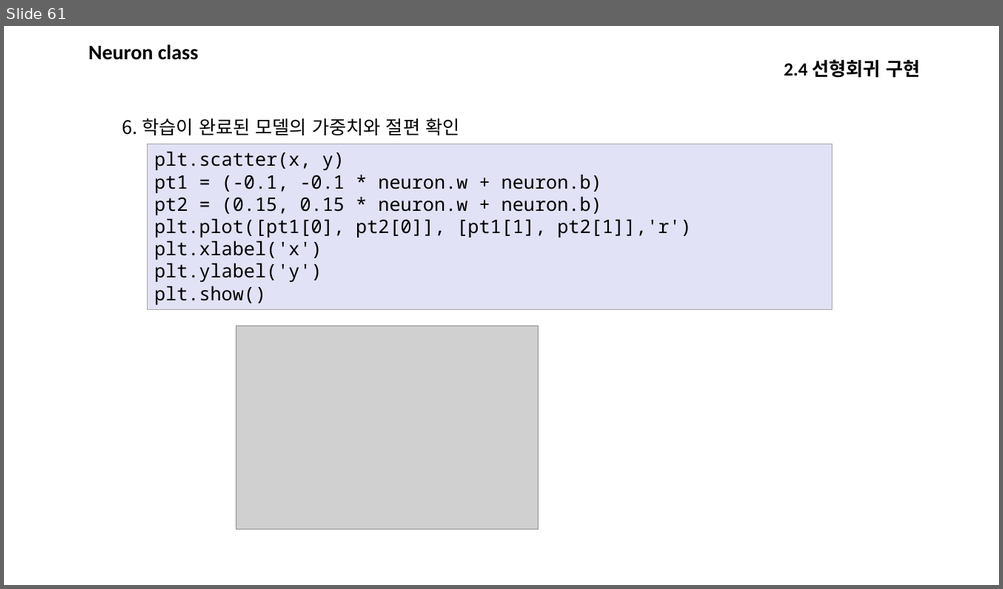
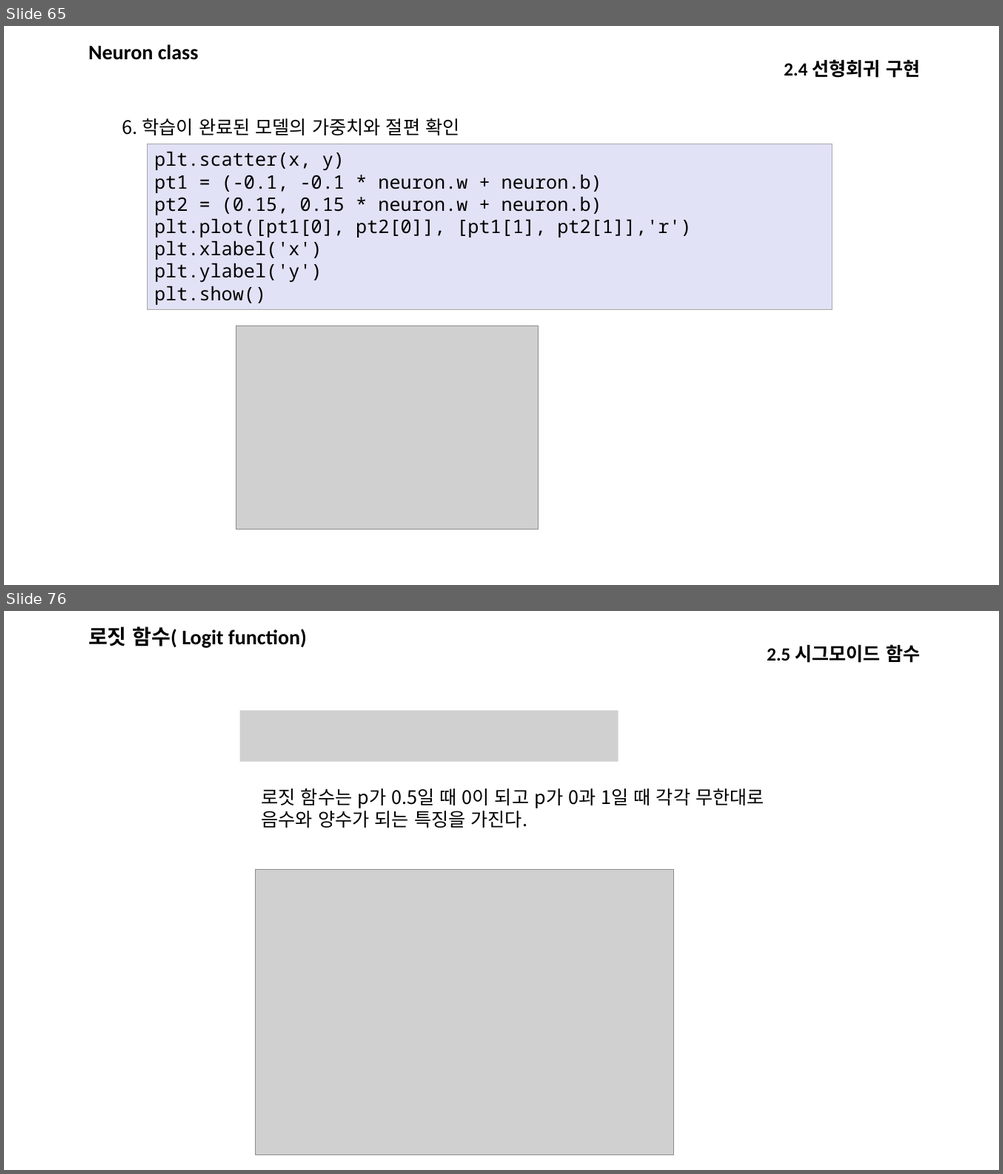
Before and after one commit to kjungmo/SBA2020_dataScience, a slide deck: 데이터분석.pptx. Shown one above the other, each under a label of ours: slide 61 before the commit, slides 65 and 76 after it; the slides between them are not shown. The pictures are 1003x589 and 1003x1174 pixels, drawn with LibreOffice and Linux fonts; fonts in the diff are those of the drawing; grey boxes stand for pictures. Boxes give left, top, right and bottom in pixels: in the first picture for what was removed or moved away, otherwise in the second. Text is boxed around its words. In the diff, an @@ line names an element or a change of style, - is before the commit and + after.

```diff
--- a/데이터분석.pptx
+++ b/데이터분석.pptx
@@ slide 76 added at (x1=4, y1=611, x2=999, y2=1170), background #FFFFFF @@
@@ text added at (x1=88, y1=627, x2=307, y2=648), 20 pt, text #000000, bold @@
+로짓 함수( Logit function)
@@ text added at (x1=766, y1=644, x2=919, y2=663), 18 pt, text #000000, bold @@
+2.5 시그모이드 함수
@@ picture added at (x1=240, y1=710, x2=618, y2=762) @@
@@ text added at (x1=261, y1=789, x2=764, y2=828), 18 pt, text #000000 @@
+로짓 함수는 p가 0.5일 때 0이 되고 p가 0과 1일 때 각각 무한대로
+음수와 양수가 되는 특징을 가진다.
@@ picture added at (x1=255, y1=870, x2=673, y2=1156) @@
@@ what was slide 61 is now slide 65 @@
```
Also in this commit, not shown: 9 slides changed, 43 other slides added.
